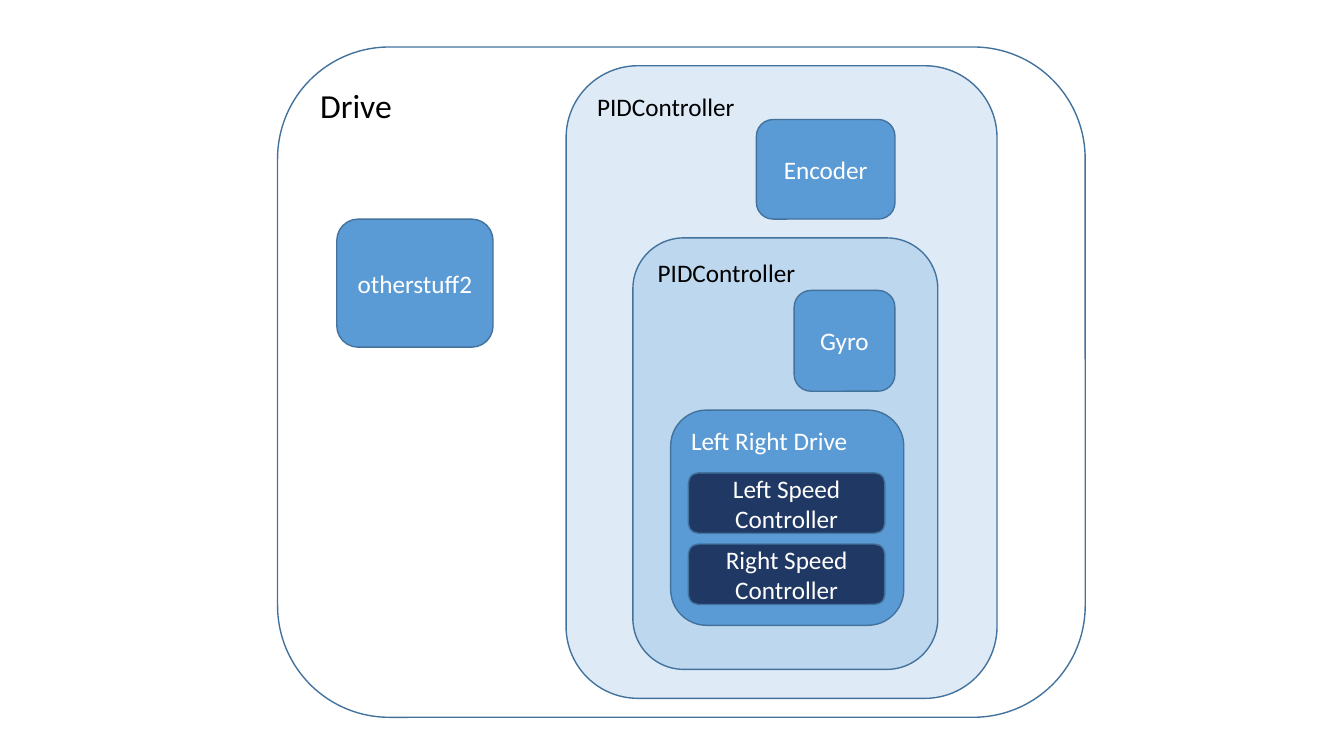
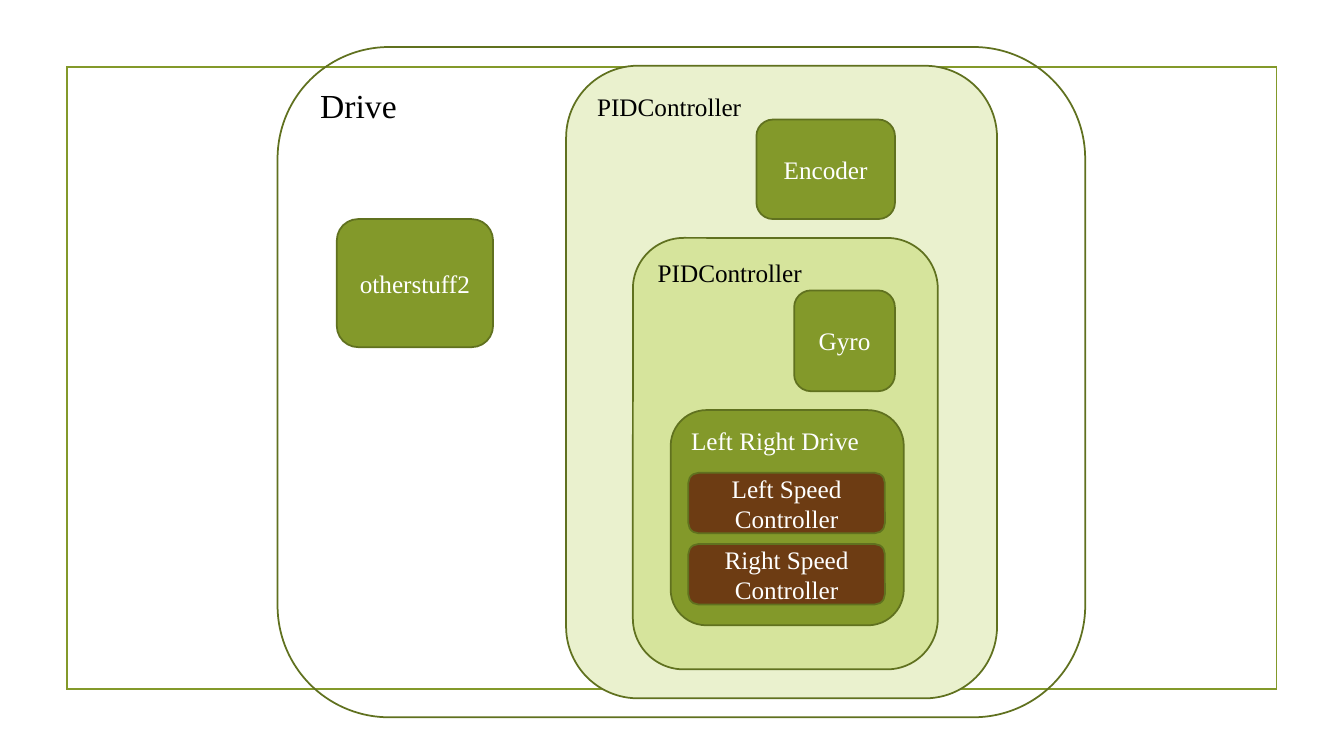
Before and after one commit to 4662FRCRobotics/Training, a slide deck: slide 2 of Object Oriented Programming FRC Context Drive.pptx. Drawn at 1344x756 pixels with LibreOffice and Linux fonts; fonts in the diff are those of the drawing; background and template pictures are left out. Boxes give left, top, right and bottom in pixels: in the first picture for what was removed or moved away, otherwise in the second. Text is boxed around its words. In the diff, an @@ line names an element or a change of style, - is before the commit and + after.

Commit message:
Re-add Drive PPT
Adding Drive PPT

```diff
--- a/Object Oriented Programming FRC Context Drive.pptx
+++ b/Object Oriented Programming FRC Context Drive.pptx
@@ rounded rectangle "Drive" at <box>277,47,1085,718</box>: font Calibri to Times New Roman; outline #43739E 1 pt to #61711F 1.25 pt @@
@@ rectangle added at <box>67,68,1276,690</box>, outline #83992A 1.25 pt @@
@@ rounded rectangle "PIDController" at <box>567,66,998,699</box>: font Calibri to Times New Roman; fill #DEEBF7 to #EAF1CE; outline #43739E 1 pt to #61711F 1.25 pt @@
@@ font Calibri to Times New Roman; fill #5B9BD5 to #83992A; outline #43739E 1 pt to #61711F 1.25 pt in 4 elements at <box>670,410,903,626</box>, <box>795,290,895,391</box>, <box>756,120,895,220</box>, <box>337,219,493,347</box> @@
@@ rounded rectangle "PIDController" at <box>633,238,938,669</box>: font Calibri to Times New Roman; fill #BDD7EE to #D6E49C; outline #43739E 1 pt to #61711F 1.25 pt @@
@@ rounded rectangle "Left Speed Controller" at <box>689,473,885,533</box>: font Calibri to Times New Roman; fill #203864 to #6D3C13; outline #43739E 1 pt to #61711F 1.25 pt @@
@@ rounded rectangle "Right Speed Controller" at <box>689,544,885,605</box>: font Calibri to Times New Roman; fill #203864 to #6D3C13; outline #43739E 1 pt to #61711F 1.25 pt @@
```
Also in this commit, not shown: 3 other slides changed.
